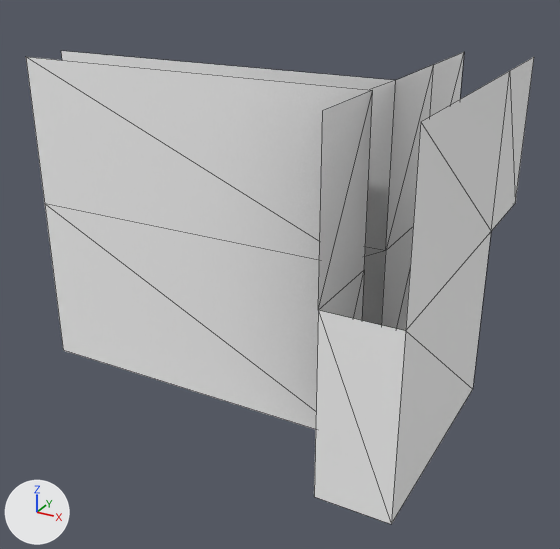
The glTF model src/assets/models/chamber.glb, before and after one commit.
Camera for both pictures: a 50 mm lens placed at (-2.1, -2.56, 6.11), pointed at (-6.78, 5.95, 1.85). Every picture has the same lights, and +X, +Y and +Z are marked at lower left. Mesh edges are drawn as thin lines. Vertices at the same position are counted once.
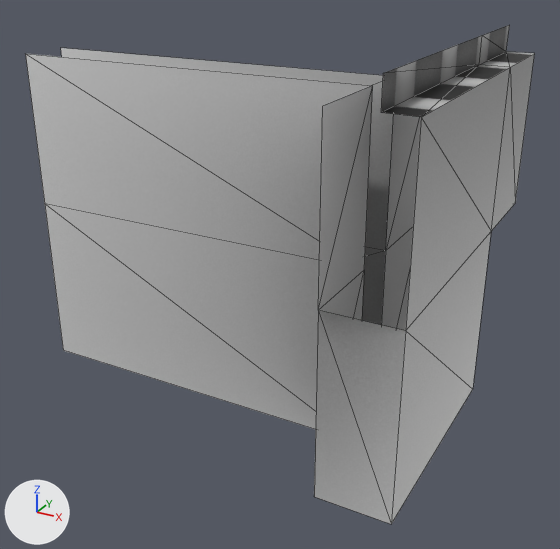
The newer file is also turned or shifted as a whole; pictures and numbers use the older file's frame.

What the commit changed:
Picture 'chamber' (img_chamber) is new.
Material 'Material.004' (mat_material_004) is new.
Its texture is img_chamber.
me_plane is used by ob_plane; location (-5.33, 3.88, 0.2).
Verts and faces of me_plane; kept vertices keep their numbers, new ones are numbered from 28.
Before the commit, vertices of me_plane: 0 (0.14, 3.14, 4.42) at pixel (433, 64), 3 (0.14, 1.85, 4.42) at pixel (395, 80), 4 (1.08, 0.0, 4.42) at pixel (420, 121), 7 (1.08, 3.14, 4.42) at pixel (509, 70), 11 (0.14, 4.45, 4.42) at pixel (464, 51).
Before the commit, vertices of me_plane: 20 (-4.79, 1.85, 4.42) at pixel (61, 50), 22 (1.08, 4.45, 4.42) at pixel (534, 56), 23 (-4.79, 1.19, 4.42) at pixel (25, 56), 25 (0.14, 1.19, 4.42) at pixel (372, 90), 26 (0.14, 0.0, 4.42) at pixel (322, 110).
me_plane had 28 vertices, 30 faces and spanned x -4.79..1.08, y 0.0..4.45, z 0.0..4.42.
me_plane now has 34 vertices, 38 faces and spans x -4.79..1.08, y 0.0..4.45, z 0.0..4.8.
Part 1, on me_plane:
Vertices 0, 3, 4, 7, 11, 20, 22, 23, 25, 26 move by (0.0, 0.0, 0.04).
New vertices 28, 29, 30 stand at vertices 4, 7, 22, in that order, plus (-0.37, 0.0, 0.0).
New vertices 31, 32, 33 stand at vertices 28, 29, 30, in that order, plus (0.0, 0.0, 0.34).
New faces: (4, 7, 29), (4, 29, 28), (28, 29, 31), (29, 32, 31), (7, 22, 30), (7, 30, 29).
New faces: (29, 30, 32), (30, 33, 32).
me_plane part 2: 30 faces spanning x -4.79..1.08, y 0.0..4.45, z 0.0..4.46 switch from mat_material_002 (picture img_untitled) to mat_material_004 (picture img_chamber).

Boxes [x1, y1, x2, y2] around the edits, measured in the pictures (560 x 549 px):
'Plane', reshaped
    before: [26, 51, 534, 524]
    after: [26, 25, 535, 524]
part 1 of me_plane, built on
    before: [26, 51, 534, 330]
    after: [26, 25, 535, 330]
part 2 of me_plane, recoloured
    both: [45, 204, 491, 524]
